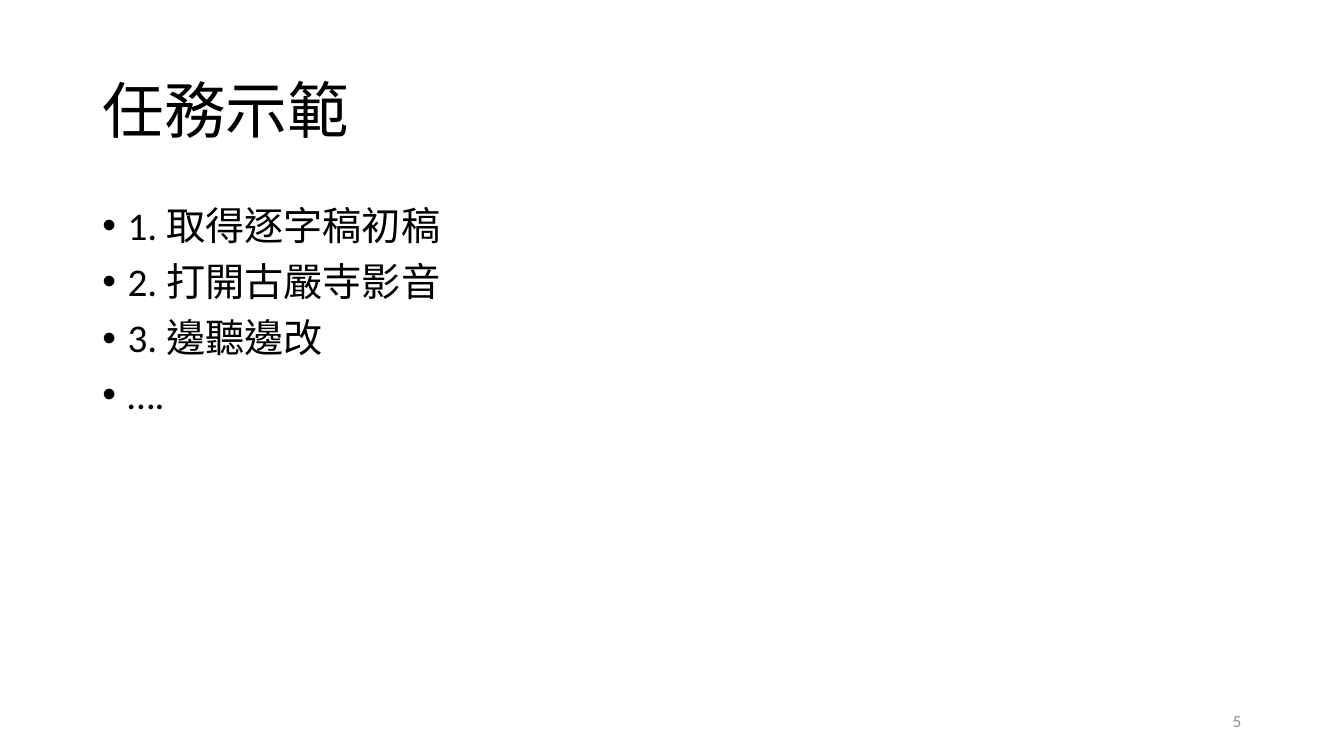
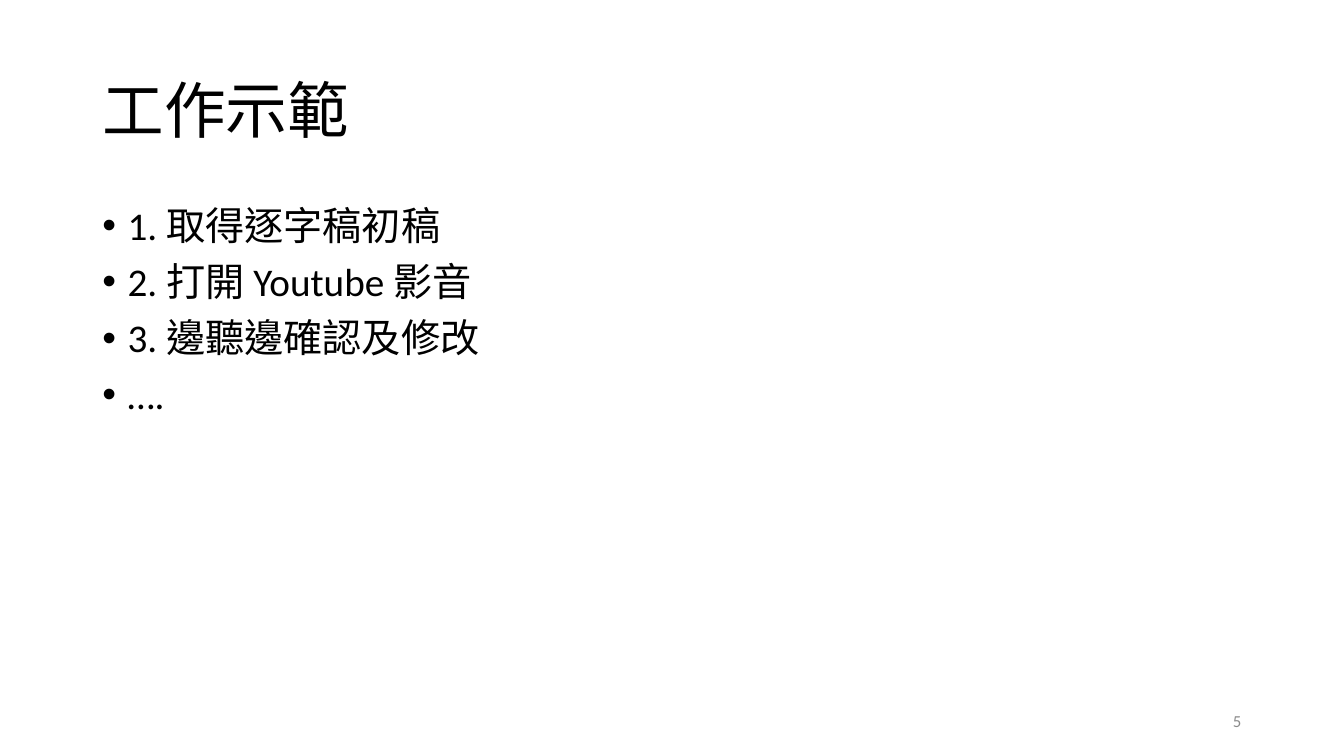
Before and after one commit to renyuanL/GuyanTrans2023, a slide deck: slide 5 of 古嚴寺影音逐字稿.pptx. Drawn at 1344x756 pixels with LibreOffice and Linux fonts; fonts in the diff are those of the drawing. Boxes give left, top, right and bottom in pixels: in the first picture for what was removed or moved away, otherwise in the second. Text is boxed around its words. In the diff, an @@ line names an element or a change of style, - is before the commit and + after.

```diff
--- a/古嚴寺影音逐字稿.pptx
+++ b/古嚴寺影音逐字稿.pptx
@@ title at bbox=[102, 81, 348, 138]: text changed @@
-任務示範
+工作示範
@@ text at bbox=[128, 263, 479, 356]: text changed @@
-• 2. 打開古嚴寺影音
-• 3. 邊聽邊改
+• 2. 打開 Youtube 影音
+• 3. 邊聽邊確認及修改
```
Also in this commit, not shown: 3 other slides changed, 6 other files.
